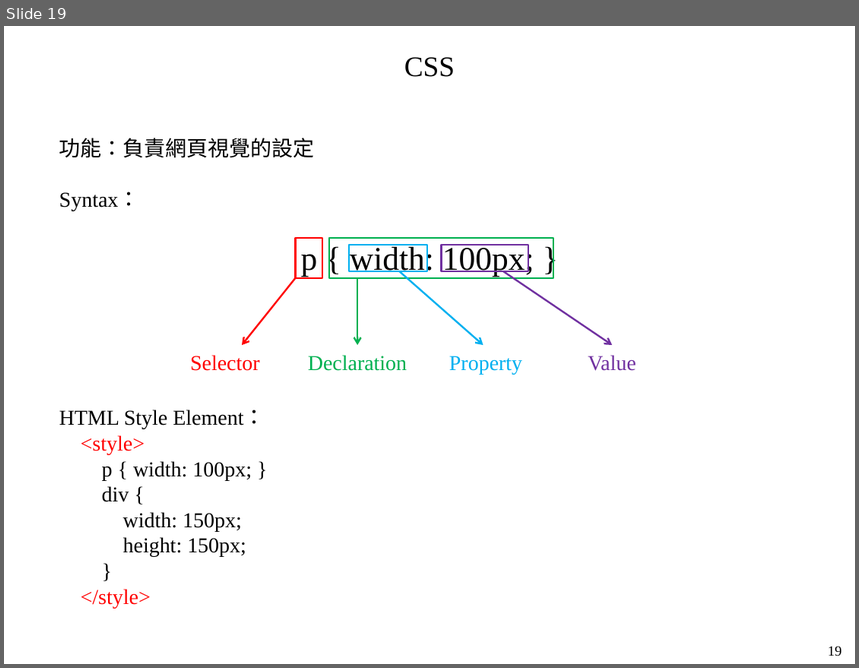
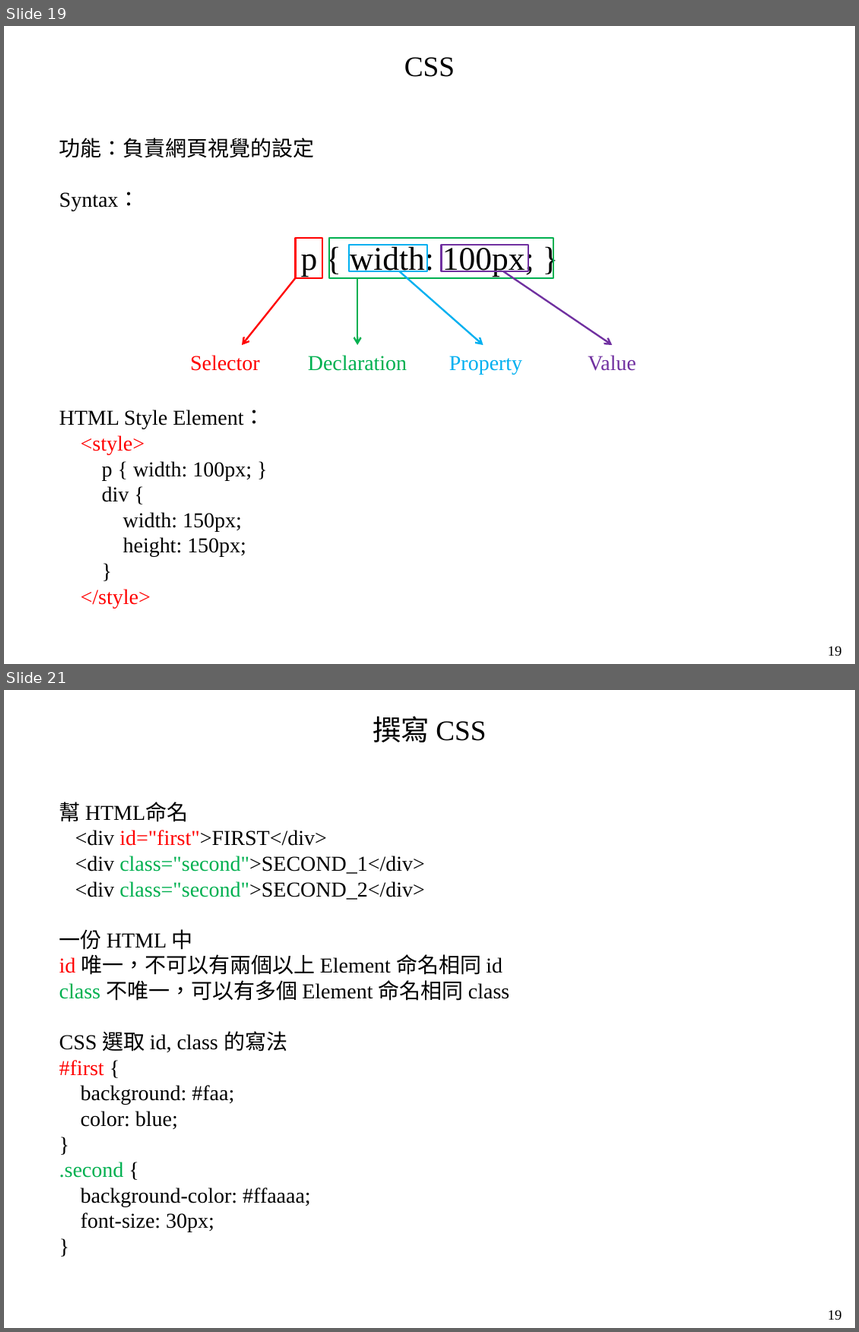
Before and after one commit to mar120434/2021_web_tutor, a slide deck: 靜態網頁.pptx. Shown one above the other, each under a label of ours: slide 19 before the commit, slides 19 and 21 after it; the slides between them are not shown. The pictures are 859x668 and 859x1332 pixels, drawn with LibreOffice and Linux fonts; fonts in the diff are those of the drawing. Boxes give left, top, right and bottom in pixels: in the first picture for what was removed or moved away, otherwise in the second. Text is boxed around its words. In the diff, an @@ line names an element or a change of style, - is before the commit and + after.

```diff
--- a/靜態網頁.pptx
+++ b/靜態網頁.pptx
@@ slide 21 added at <box>4,690,855,1328</box>, background #FFFFFF @@
@@ text added at <box>373,716,486,742</box>, 24 pt, text #000000 @@
+撰寫 CSS
@@ text added at <box>59,802,509,1233</box>, 18 pt, text #000000 @@
+幫 HTML命名
+<div id="first">FIRST</div>
+<div class="second">SECOND_1</div>
+<div class="second">SECOND_2</div>
+一份 HTML 中
+id 唯一，不可以有兩個以上 Element 命名相同 id
+class 不唯一，可以有多個 Element 命名相同 class
+CSS 選取 id, class 的寫法
+#first {
+background: #faa;
+color: blue;
+}
+.second {
+background-color: #ffaaaa;
+font-size: 30px;
+}
@@ text added at <box>828,1310,842,1321</box>, 12 pt, text #000000 @@
+19
```
Also in this commit, not shown: 1 slide changed, 2 other files.
